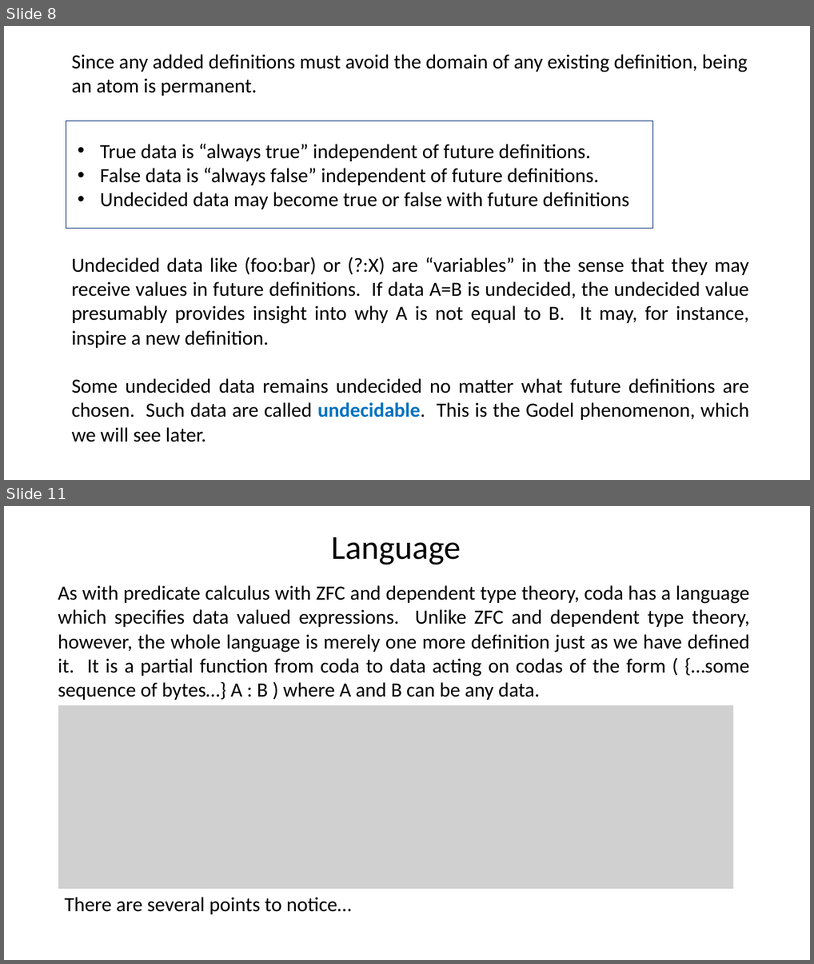
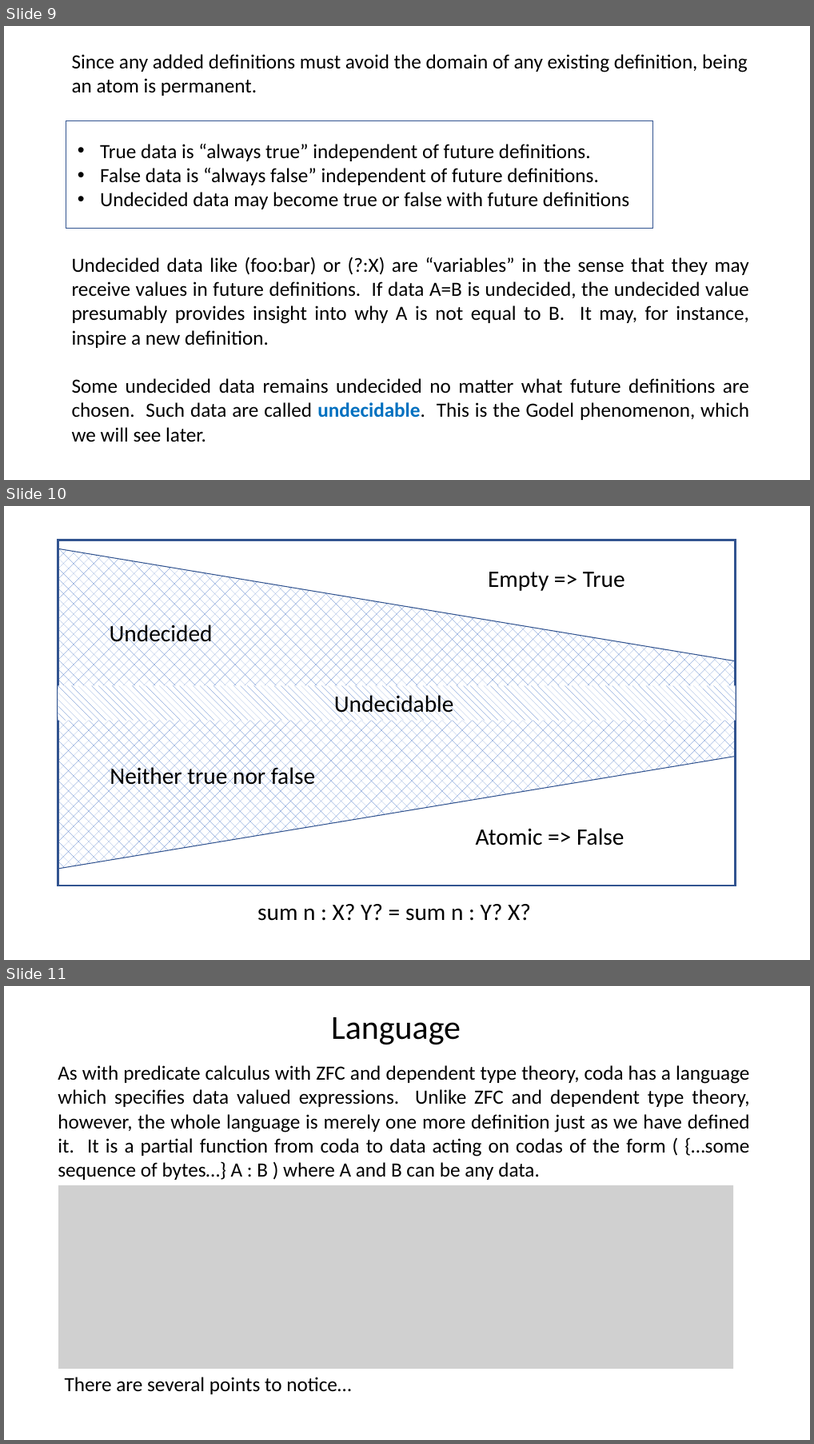
Before and after one commit to Saul-Youssef/coda, a slide deck: doc/talk/coda.pptx. Shown one above the other, each under a label of ours: slides 8 and 11 before the commit, slides 9, 10 and 11 after it; the slides between them are not shown. The pictures are 814x964 and 814x1444 pixels, drawn with LibreOffice and Linux fonts; fonts in the diff are those of the drawing; grey boxes stand for pictures. Boxes give left, top, right and bottom in pixels: in the first picture for what was removed or moved away, otherwise in the second. Text is boxed around its words. In the diff, an @@ line names an element or a change of style, - is before the commit and + after.

```diff
--- a/doc/talk/coda.pptx
+++ b/doc/talk/coda.pptx
@@ slide 10 added at (4,506,810,960), background #FFFFFF @@
@@ trapezoid added at (58,549,736,869), fill pattern #4472C4 on #FFFFFF, outline #325491 1 pt @@
@@ rectangle added at (58,540,736,885), outline #325491 2.25 pt @@
@@ text added at (488,572,626,591), 28 pt, text #000000 @@
+Empty => True
@@ text added at (110,621,213,647), 28 pt, text #000000 @@
+Undecided
@@ rectangle added at (58,689,731,717), fill pattern #4472C4 on #FFFFFF @@
@@ rectangle added at (58,686,736,720), fill pattern #4472C4 on #FFFFFF, 28 pt, text #000000 @@
+Undecidable
@@ text added at (110,764,315,790), 28 pt, text #000000 @@
+Neither true nor false
@@ text added at (476,828,625,845), 28 pt, text #000000 @@
+Atomic => False
@@ text added at (258,904,531,920), 28 pt, text #000000 @@
+sum n : X? Y? = sum n : Y? X?
@@ what was slide 8 is now slide 9 @@
```
Also in this commit, not shown: 5 slides changed, 7 other slides added, 5 slides removed, 4 other files.
